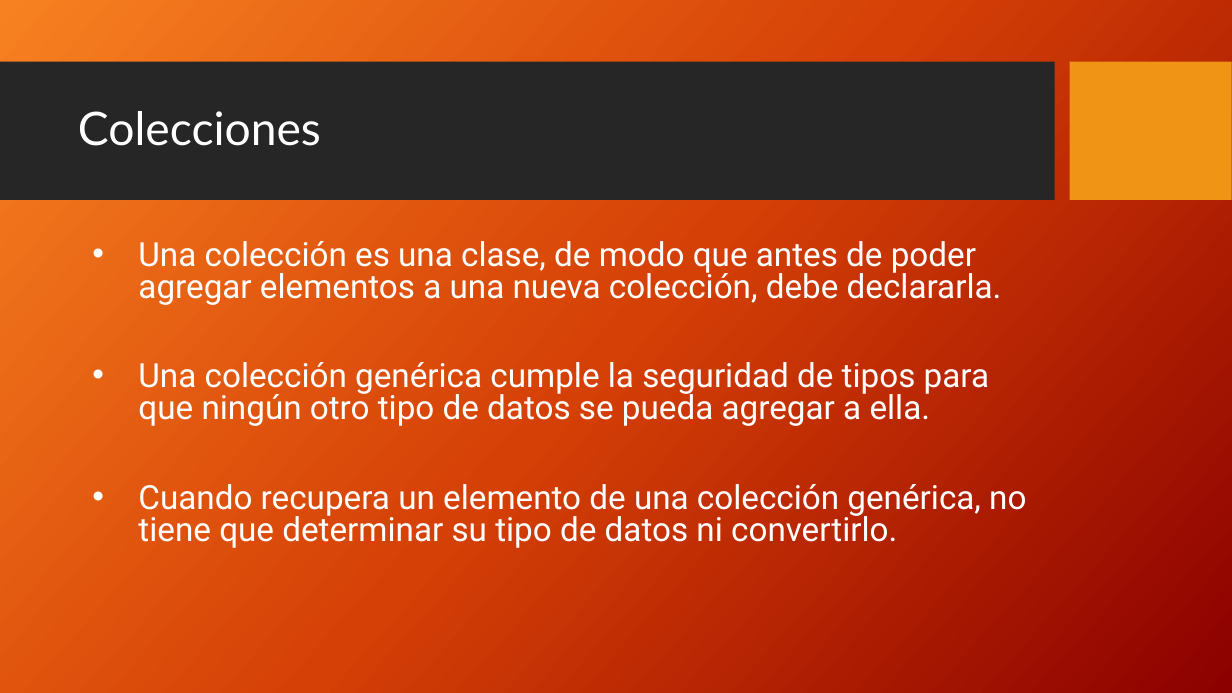
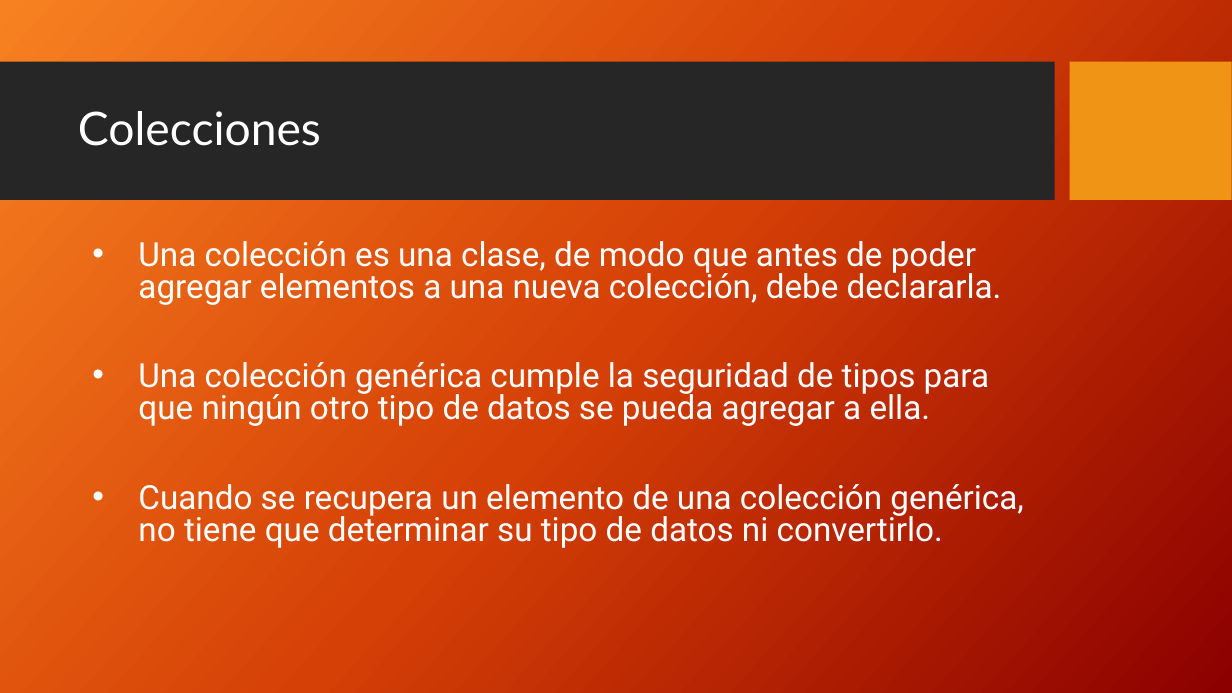
Before and after one commit to FedeDavila1984/utn_prog_y_lab_II, a slide deck: slide 3 of PPTs/ProgramacionII_Clase_07-2018.pptx. Drawn at 1232x693 pixels with LibreOffice and Linux fonts; fonts in the diff are those of the drawing; background and template pictures are left out. Boxes give left, top, right and bottom in pixels: in the first picture for what was removed or moved away, otherwise in the second. Text is boxed around its words. In the diff, an @@ line names an element or a change of style, - is before the commit and + after.

```diff
--- a/PPTs/ProgramacionII_Clase_07-2018.pptx
+++ b/PPTs/ProgramacionII_Clase_07-2018.pptx
@@ text at box(138, 484, 1024, 548): text changed @@
-• Cuando recupera un elemento de una colección genérica, no tiene que determinar su tipo de datos ni convertirlo.
+• Cuando se recupera un elemento de una colección genérica, no tiene que determinar su tipo de datos ni convertirlo.
```
Also in this commit, not shown: 2 other files.
